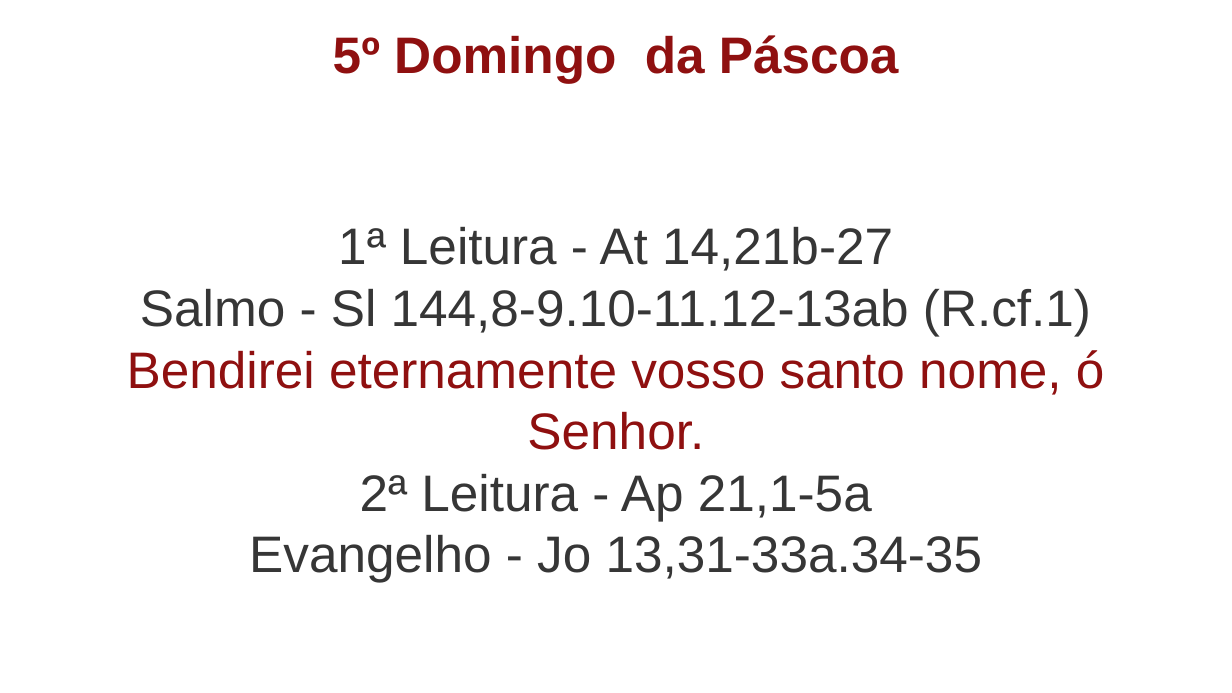
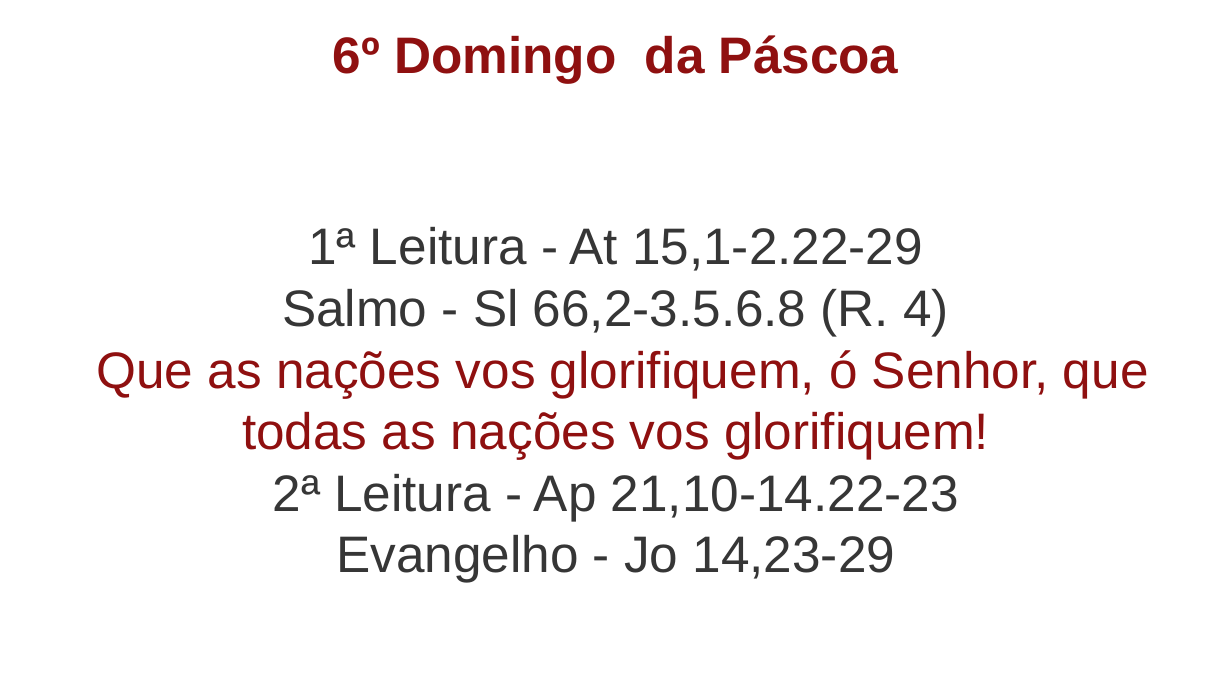
Before and after one commit to Natanielsr/liturgy-s-slideshow-creator, a slide deck: slide 1 of slide-result/slide.pptx. Drawn at 1232x693 pixels with LibreOffice and Linux fonts; fonts in the diff are those of the drawing. Boxes give left, top, right and bottom in pixels: in the first picture for what was removed or moved away, otherwise in the second. Text is boxed around its words. In the diff, an @@ line names an element or a change of style, - is before the commit and + after.

```diff
--- a/slide-result/slide.pptx
+++ b/slide-result/slide.pptx
@@ text at [333,35,899,83]: text changed @@
-5º Domingo da Páscoa
+6º Domingo da Páscoa
@@ text at [97,227,1149,582]: text changed @@
-1ª Leitura - At 14,21b-27
-Salmo - Sl 144,8-9.10-11.12-13ab (R.cf.1)
-Bendirei eternamente vosso santo nome, ó Senhor.
-2ª Leitura - Ap 21,1-5a
-Evangelho - Jo 13,31-33a.34-35
+1ª Leitura - At 15,1-2.22-29
+Salmo - Sl 66,2-3.5.6.8 (R. 4)
+Que as nações vos glorifiquem, ó Senhor, que todas as nações vos glorifiquem!
+2ª Leitura - Ap 21,10-14.22-23
+Evangelho - Jo 14,23-29
```
Also in this commit, not shown: 4 other files.
